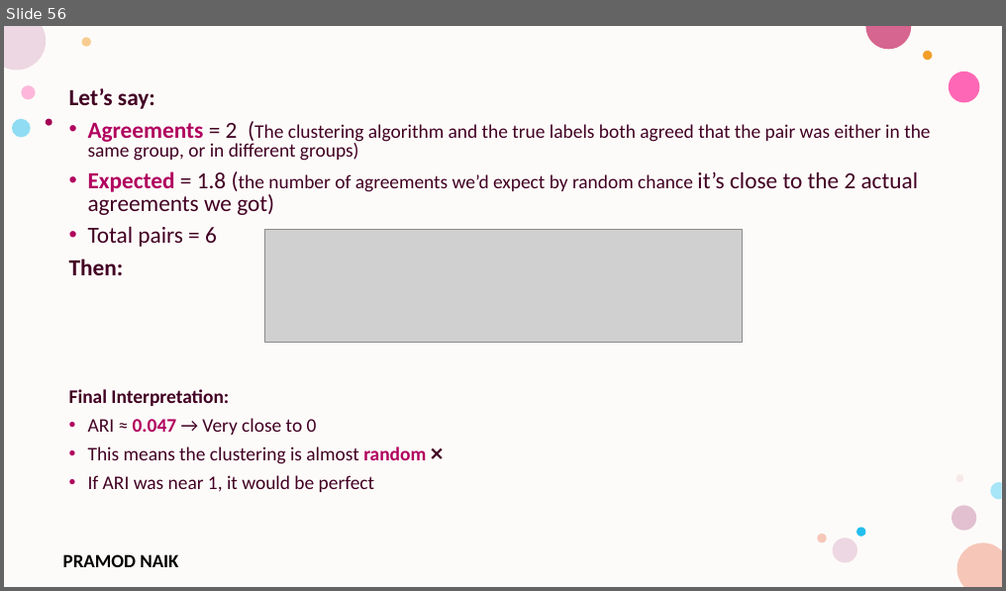
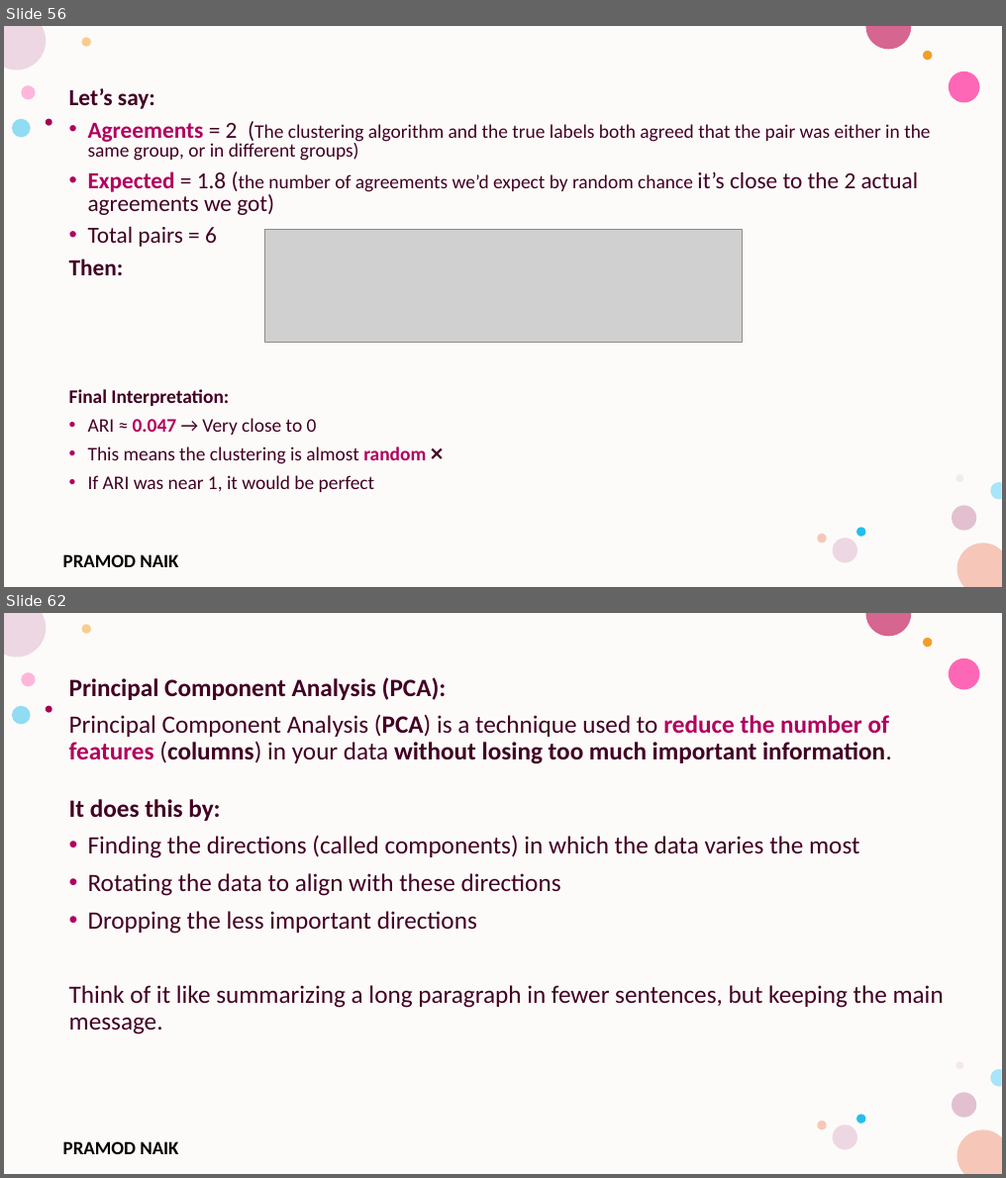
Before and after one commit to PRAMODNAIK-DEV/MCA-2nd-Sem-ML-Data-Analytics-Shridevi-College, a slide deck: Theory Class-Notes/Unit-3 Unsupervised Learning.pptx. Shown one above the other, each under a label of ours: slide 56 before the commit, slides 56 and 62 after it; the slides between them are not shown. The pictures are 1006x591 and 1006x1178 pixels, drawn with LibreOffice and Linux fonts; fonts in the diff are those of the drawing; grey boxes stand for pictures; background and template pictures are left out. Boxes give left, top, right and bottom in pixels: in the first picture for what was removed or moved away, otherwise in the second. Text is boxed around its words. In the diff, an @@ line names an element or a change of style, - is before the commit and + after.

```diff
--- a/Theory Class-Notes/Unit-3 Unsupervised Learning.pptx
+++ b/Theory Class-Notes/Unit-3 Unsupervised Learning.pptx
@@ slide 62 added at (4, 613, 1002, 1174), background #FFFFFF; not listed: 17 template elements that a slide beside it also shows @@
@@ text added at (69, 677, 944, 1035), 24 pt, text #420023 @@
+Principal Component Analysis (PCA):
+Principal Component Analysis (PCA) is a technique used to reduce the number of features (columns) in your data without losing too much important information.
+It does this by:
+• Finding the directions (called components) in which the data varies the most
+• Rotating the data to align with these directions
+• Dropping the less important directions
+Think of it like summarizing a long paragraph in fewer sentences, but keeping the main message.
```
Also in this commit, not shown: 2 slides changed, 33 other slides added, 3 slides removed, 2 other files.
